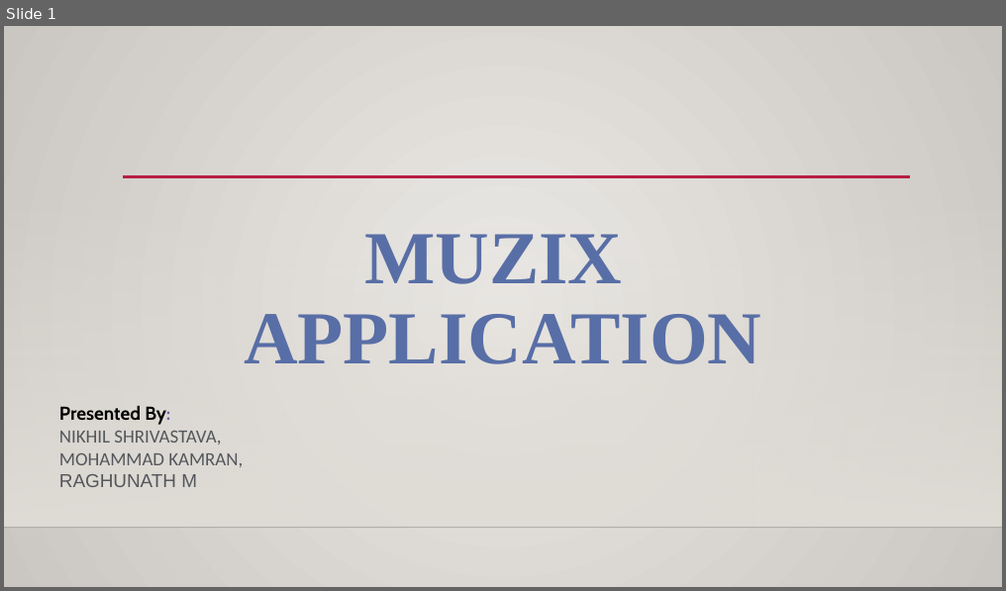
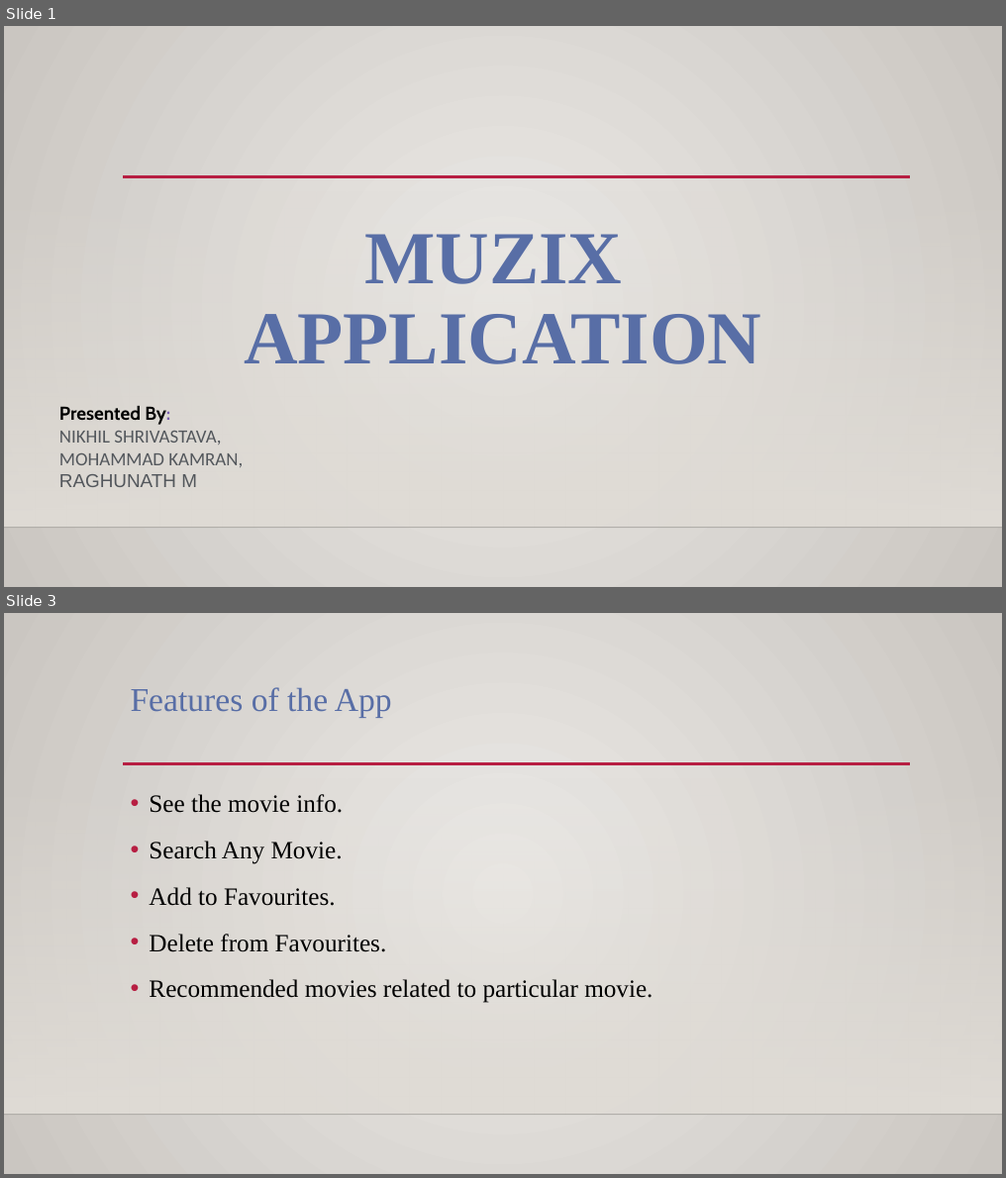
Before and after one commit to Raghu2480/muzix_application, a slide deck: Muzix App Presentation.pptx. Shown one above the other, each under a label of ours: slide 1 before the commit, slides 1 and 3 after it; the slides between them are not shown. The pictures are 1006x591 and 1006x1178 pixels, drawn with LibreOffice and Linux fonts; fonts in the diff are those of the drawing; background and template pictures are left out. Boxes give left, top, right and bottom in pixels: in the first picture for what was removed or moved away, otherwise in the second. Text is boxed around its words. In the diff, an @@ line names an element or a change of style, - is before the commit and + after.

```diff
--- a/Muzix App Presentation.pptx
+++ b/Muzix App Presentation.pptx
@@ slide 3 added at [4, 613, 1002, 1174], background gradient #ECEAE7 to #CAC7C1; not listed: 3 template elements that a slide beside it also shows @@
@@ title added at [131, 687, 392, 717], 32 pt, text gradient #2C3753 to #586EA6 to #9BA8CA @@
+Features of the App
@@ text added at [149, 794, 652, 1003], 24 pt, text #000000 @@
+• See the movie info.
+• Search Any Movie.
+• Add to Favourites.
+• Delete from Favourites.
+• Recommended movies related to particular movie.
```
Also in this commit, not shown: 1 slide changed, 2 other slides added, 1 other file.
